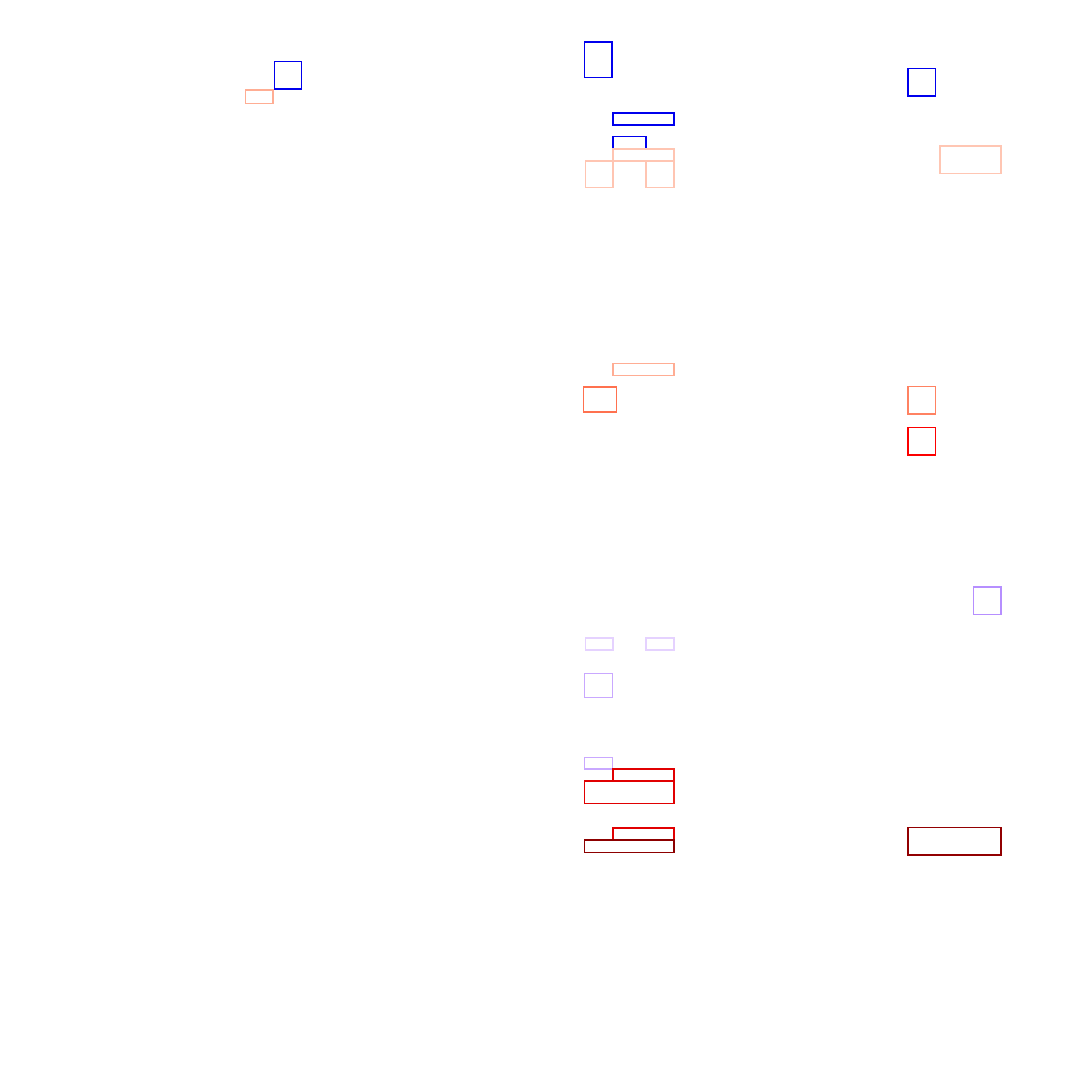
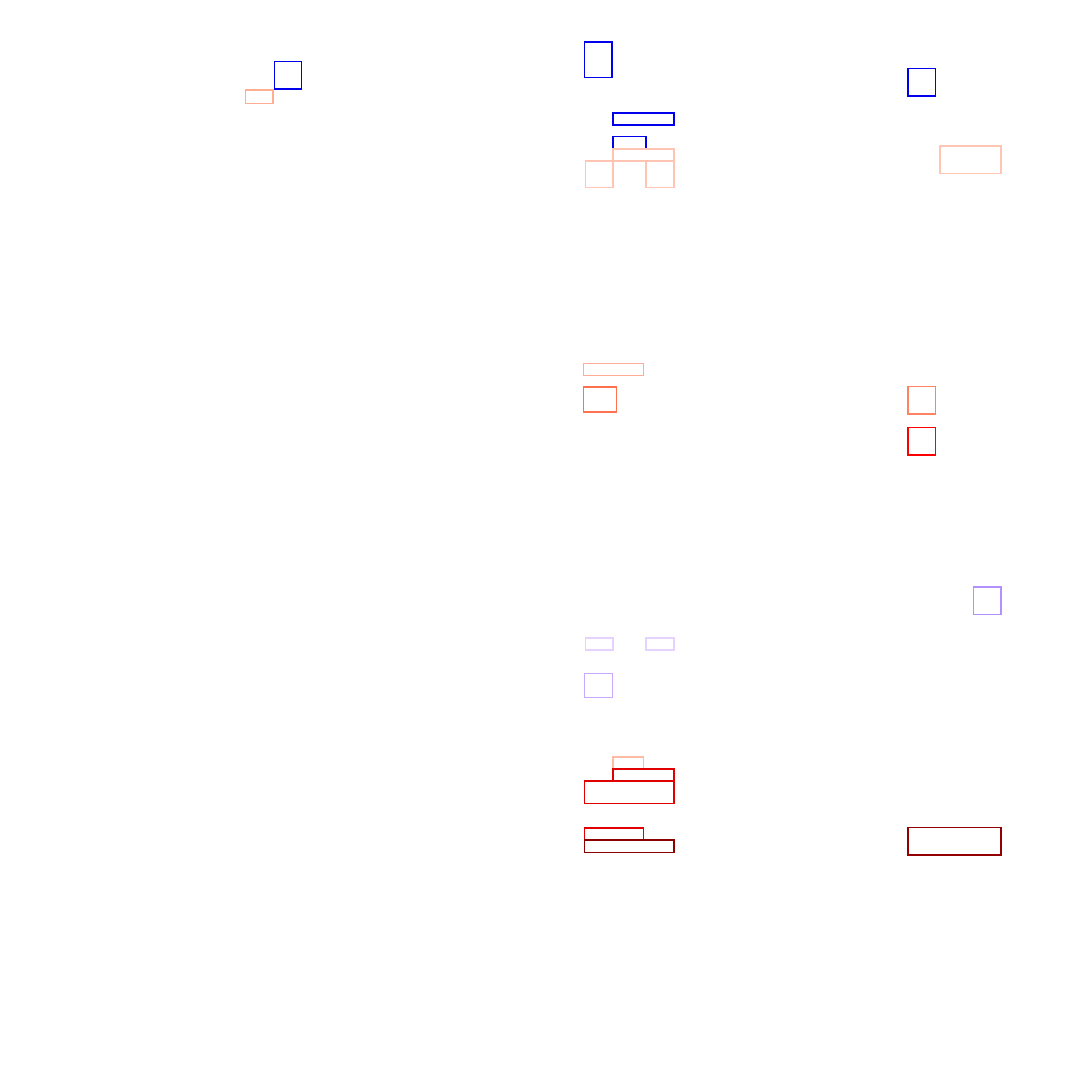
Before and after one commit to NIOZ-DOM-Analysis/ABCDom, a slide deck: slide 1 of figures/ASV bubbleplot class v1 annotated.pptx. Drawn at 1092x1092 pixels with LibreOffice and Linux fonts; fonts in the diff are those of the drawing; background and template pictures are left out. Boxes give left, top, right and bottom in pixels: in the first picture for what was removed or moved away, otherwise in the second. Text is boxed around its words. In the diff, an @@ line names an element or a change of style, - is before the commit and + after.

```diff
--- a/figures/ASV bubbleplot class v1 annotated.pptx
+++ b/figures/ASV bubbleplot class v1 annotated.pptx
@@ rectangle: place and size @@
-rectangle at [613,364,674,376]
+rectangle at [583,364,644,376]
@@ rectangle at [583,364,644,376]: mirrored @@
@@ rectangle: place and size @@
-rectangle at [585,757,612,769]
+rectangle at [613,757,643,769]
@@ rectangle at [613,757,643,769]: outline #C9A8FF 3 pt to #FFBAA4 3 pt @@
@@ rectangle: place and size @@
-rectangle at [613,828,674,840]
+rectangle at [585,828,643,840]
@@ rectangle at [585,828,643,840]: mirrored @@
```
Also in this commit, not shown: 3 other files.
